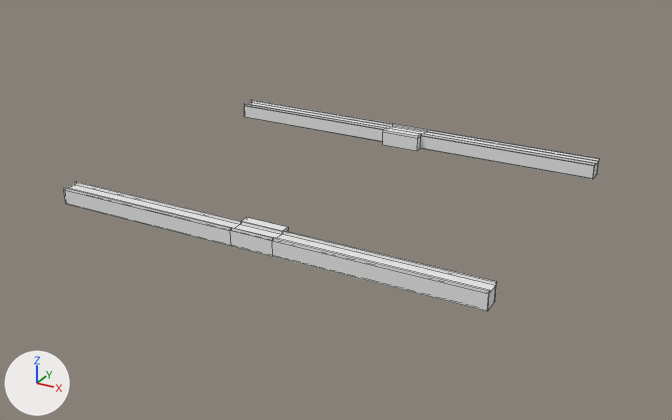
The OBJ model art/3D_Env/3D_Assets/3D_Models/Env_Models/0_Multi/PrisonRail.obj: old version first, new version second.
Camera for both pictures: a camera (50 mm lens) standing at (4.81, -8.87, 7.66) and looking at (0.01, -0.15, 3.3). Arrows for +X, +Y and +Z are at lower left; the lights stay in place. The first picture is the older version. Mesh edges are drawn as thin lines. Where no turn or scale is listed for an object, it has been applied to the vertices.

The scene before the commit, as lines of its bpy script (objects in view):
```python
me_prisonrail = bpy.data.meshes.new('PrisonRail')
me_prisonrail.from_pydata(...)  # 108 vertices, 104 faces; spans x -2.5..2.5, y -1.89..1.89, z 3.52..3.72
me_prisonrail.materials.append(mat_m_metalinterface)  # white #e7e7e7
ob_prisonrail = bpy.data.objects.new('PrisonRail', me_prisonrail)
ob_prisonrail.location = (0.0, 0.0, 0.0)
```
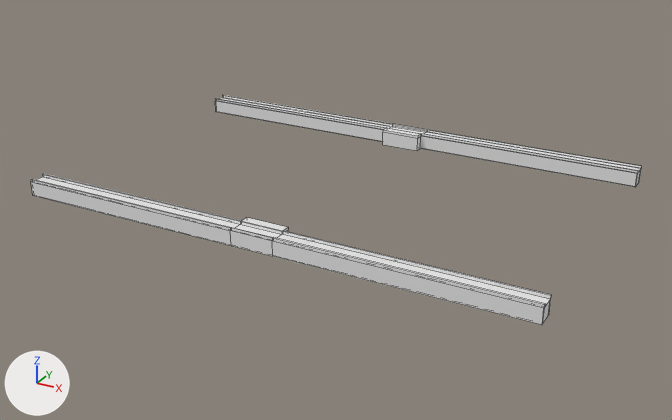
What differs and where, as boxes [x1, y1, x2, y2] in the pictures (672 x 420 px; the box of a moved part takes in the faces that stretch with it):
```json
{"object": "PrisonRail", "change": "reshaped", "before": [63, 100, 599, 311], "after": [31, 95, 641, 325], "on screen": "14% wider, 9% taller"}
{"part": 1, "of": "me_prisonrail", "change": "moved or reshaped", "before": [272, 231, 497, 311], "after": [272, 231, 551, 325]}
{"part": 2, "of": "me_prisonrail", "change": "moved or reshaped", "before": [63, 181, 240, 246], "after": [31, 174, 240, 246]}
{"part": 3, "of": "me_prisonrail", "change": "moved or reshaped", "before": [420, 130, 599, 179], "after": [420, 130, 641, 187]}
{"part": 4, "of": "me_prisonrail", "change": "moved or reshaped", "before": [244, 100, 392, 142], "after": [215, 95, 392, 142]}
```

Edits to the scene script, one JSON object a line:
```json
{"block": "me_prisonrail", "where": "# used by ob_prisonrail; location = (0.0, 0.0, 0.0)"}
{"op": "remove", "block": "me_prisonrail", "code": "me_prisonrail.from_pydata(...)  # 108 vertices, 104 faces; spans x -2.5..2.5, y -1.89..1.89, z 3.52..3.72"}
{"op": "remove", "block": "me_prisonrail", "code": "me_prisonrail.materials.append(mat_m_metalinterface)  # white #e7e7e7"}
{"op": "add", "block": "me_prisonrail", "code": "me_prisonrail.from_pydata(...)  # 108 vertices, 104 faces; spans x -3.0..3.0, y -1.89..1.89, z 3.52..3.72"}
{"block": "me_prisonrail", "change": "me_prisonrail part 1: all 12 vertices in x 2.5, y -1.89..-1.69, z 3.52..3.72 are moved by (0.5, 0.0, 0.0)"}
{"block": "me_prisonrail", "change": "me_prisonrail part 2: all 12 vertices in x -2.5, y -1.89..-1.69, z 3.52..3.72 are moved by (-0.5, 0.0, 0.0)"}
{"block": "me_prisonrail", "change": "me_prisonrail part 3: all 12 vertices in x 2.5, y 1.69..1.89, z 3.52..3.72 are moved by (0.5, 0.0, 0.0)"}
{"block": "me_prisonrail", "change": "me_prisonrail part 4: all 12 vertices in x -2.5, y 1.69..1.89, z 3.52..3.72 are moved by (-0.5, 0.0, 0.0)"}
```
